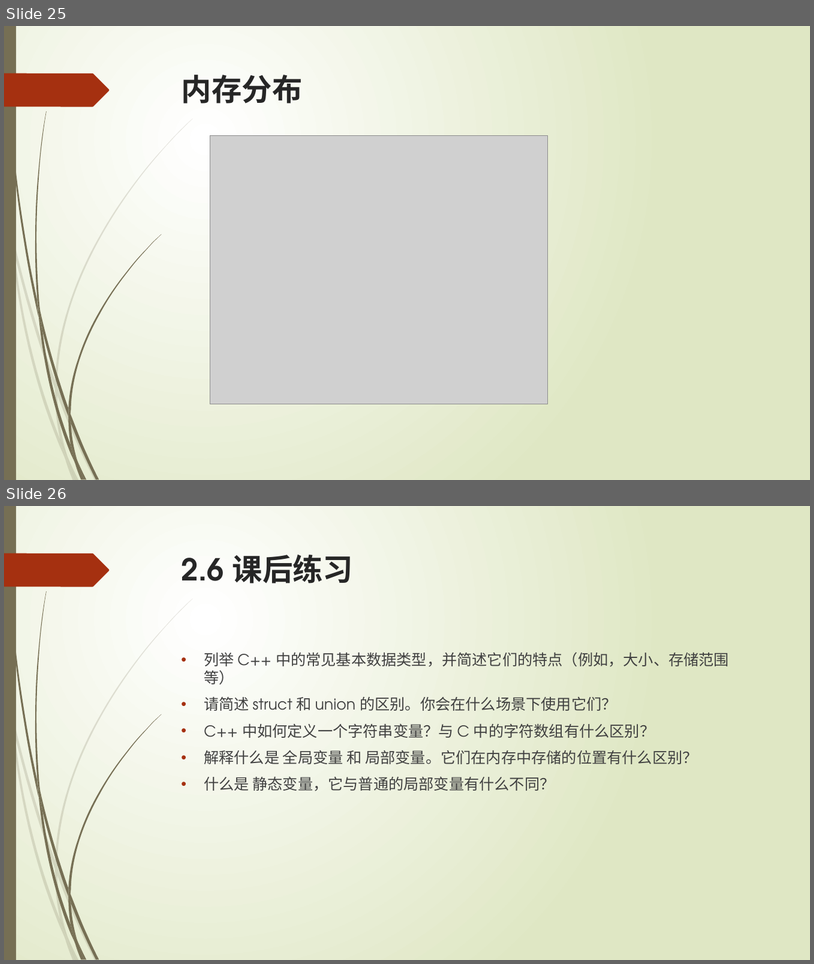
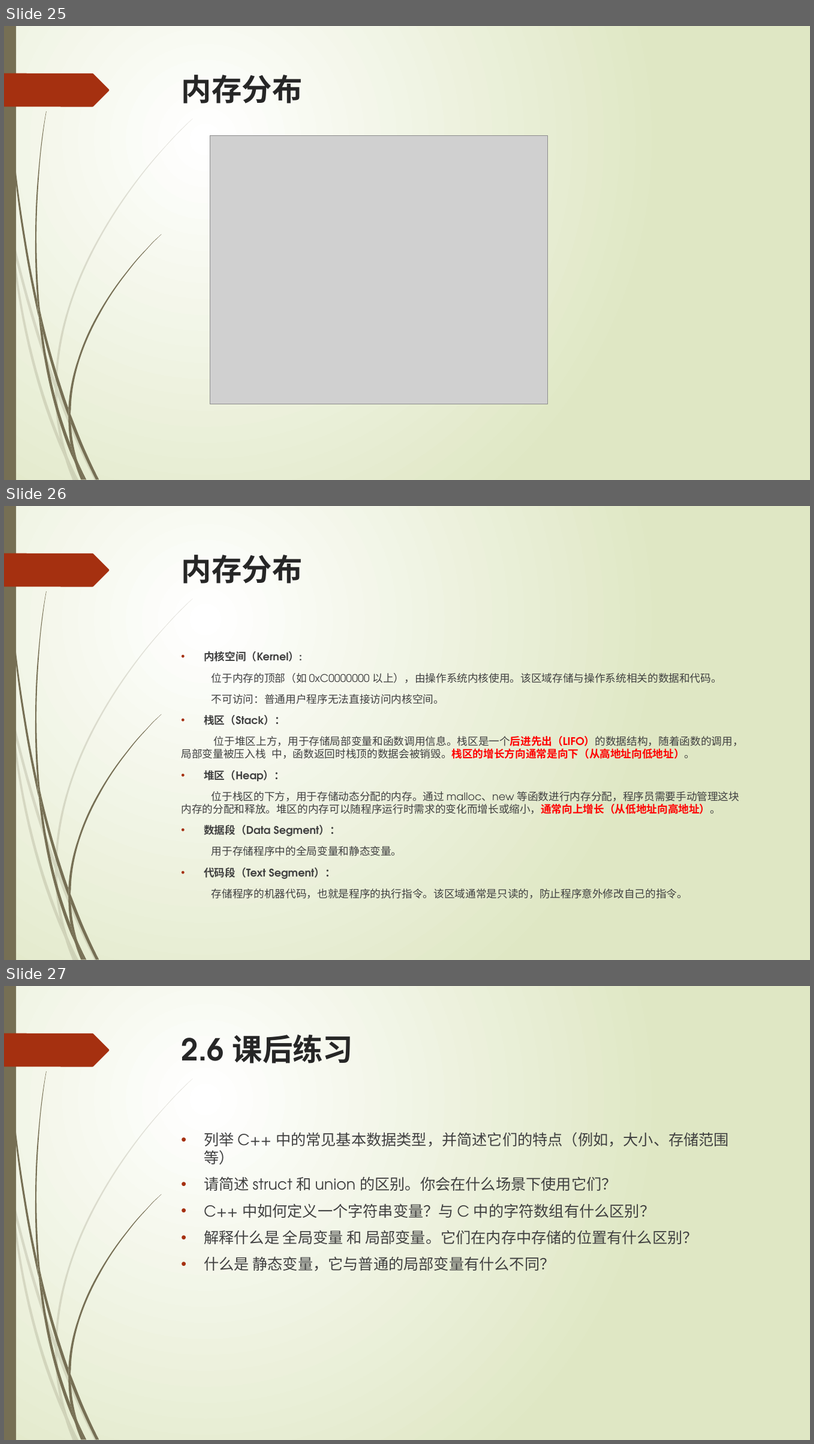
Before and after one commit to liuty2006/learn, a slide deck: learn_cpp/docs/C++语言培训.pptx. Shown one above the other, each under a label of ours: slides 25 and 26 before the commit, slides 25, 26 and 27 after it. The pictures are 814x964 and 814x1444 pixels, drawn with LibreOffice and Linux fonts; fonts in the diff are those of the drawing; grey boxes stand for pictures. Boxes give left, top, right and bottom in pixels: in the first picture for what was removed or moved away, otherwise in the second. Text is boxed around its words. In the diff, an @@ line names an element or a change of style, - is before the commit and + after.

Commit message:
修改 - c2

```diff
--- a/learn_cpp/docs/C++语言培训.pptx
+++ b/learn_cpp/docs/C++语言培训.pptx
@@ slide 26 added at (4,506,810,960), background gradient #FFFFFF to #DFE8C4; not listed: 24 template elements that a slide beside it also shows @@
@@ title added at (182,555,303,583), 36 pt, text #262626, bold @@
+内存分布
@@ text added at (181,651,744,898), 12.6 pt, text #404040 @@
+• 内核空间（Kernel）:
+位于内存的顶部（如 0xC0000000 以上），由操作系统内核使用。该区域存储与操作系统相关的数据和代码。
+不可访问：普通用户程序无法直接访问内核空间。
+• 栈区（Stack）：
+位于堆区上方，用于存储局部变量和函数调用信息。栈区是一个后进先出（LIFO）的数据结构，随着函数的调用， 局部变量被压入栈 中，函数返回时栈顶的数据会被销毁。栈区的增长方向通常是向下（从高地址向低地址）。
+• 堆区（Heap）：
+位于栈区的下方，用于存储动态分配的内存。通过 malloc、new 等函数进行内存分配，程序员需要手动管理这块 内存的分配和释放。堆区的内存可以随程序运行时需求的变化而增长或缩小，通常向上增长（从低地址向高地址）。
+• 数据段（Data Segment）：
+用于存储程序中的全局变量和静态变量。
+• 代码段（Text Segment）：
+存储程序的机器代码，也就是程序的执行指令。该区域通常是只读的，防止程序意外修改自己的指令。
@@ what was slide 26 is now slide 27 @@
```
Also in this commit, not shown: 1 slide changed, 1 other file.
